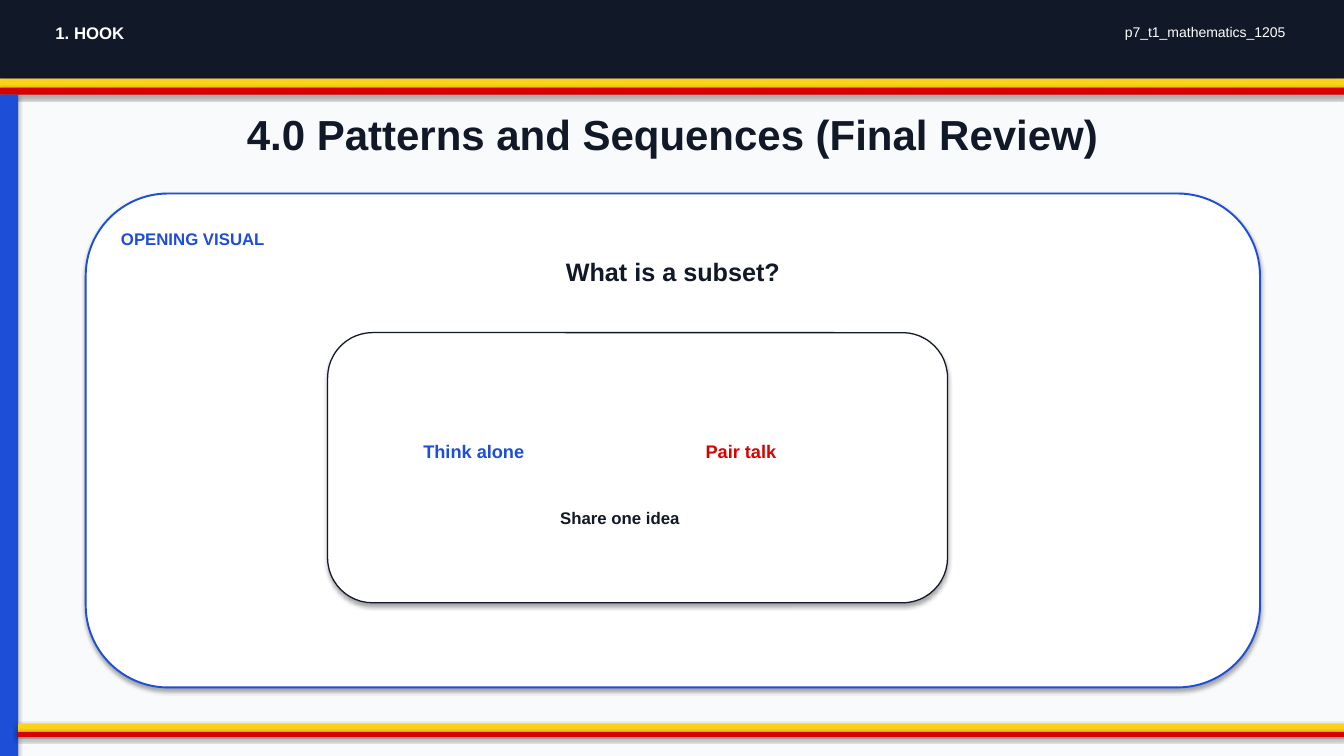
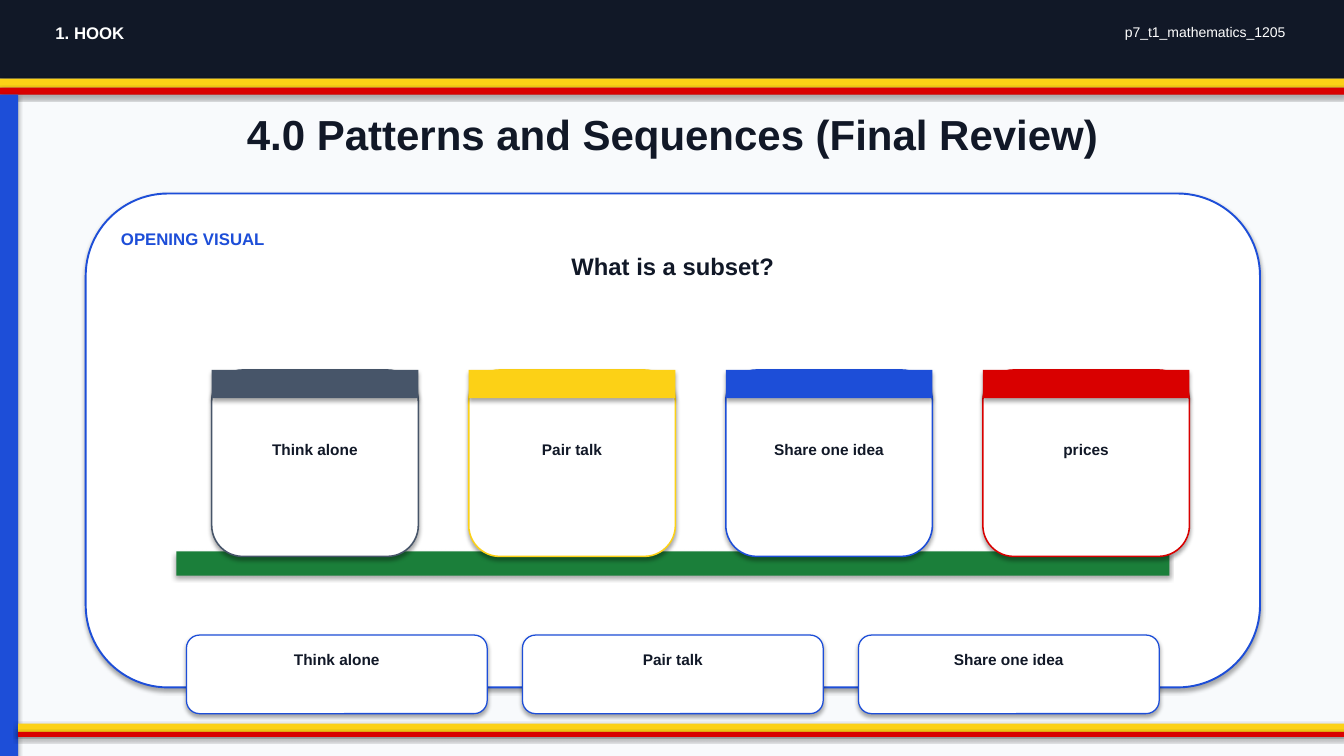
Before and after one commit to yousunjung84-edu/uganda-p7-mvp-20260629, a slide deck: slide 1 of uganda-p7-mvp/p7_t1_mathematics_1205/p7_t1_mathematics_1205.pptx. Drawn at 1344x756 pixels with LibreOffice and Linux fonts; fonts in the diff are those of the drawing. Boxes give left, top, right and bottom in pixels: in the first picture for what was removed or moved away, otherwise in the second. Text is boxed around its words. In the diff, an @@ line names an element or a change of style, - is before the commit and + after.

```diff
--- a/uganda-p7-mvp/p7_t1_mathematics_1205/p7_t1_mathematics_1205.pptx
+++ b/uganda-p7-mvp/p7_t1_mathematics_1205/p7_t1_mathematics_1205.pptx
@@ text "What is a subset?" at <box>571,257,774,276</box>: size 18 to 17 pt @@
@@ rounded rectangle removed at <box>328,333,948,603</box> @@
@@ rounded rectangle added at <box>212,370,418,557</box>, fill #FFFFFF, outline #475569 1.1 pt @@
@@ rectangle added at <box>212,370,418,398</box>, fill #475569 @@
@@ ellipse removed at <box>388,360,645,577</box> @@
@@ rounded rectangle added at <box>469,370,676,557</box>, fill #FFFFFF, outline #FCD116 1.1 pt @@
@@ rectangle added at <box>469,370,676,398</box>, fill #FCD116 @@
@@ ellipse removed at <box>595,360,852,577</box> @@
@@ rounded rectangle added at <box>726,370,933,557</box>, fill #FFFFFF, outline #1D4ED8 1.1 pt @@
@@ rectangle added at <box>726,370,933,398</box>, fill #1D4ED8 @@
@@ rounded rectangle added at <box>983,370,1190,557</box>, fill #FFFFFF, outline #D90000 1.1 pt @@
@@ rectangle added at <box>983,370,1190,398</box>, fill #D90000 @@
@@ text "Think alone": place and size @@
-text "Think alone" at <box>423,444,524,458</box>
+text "Think alone" at <box>272,444,357,455</box>
@@ text "Think alone" at <box>272,444,357,455</box>: size 13 to 11 pt, text colour #1D4ED8 to #111827 @@
@@ text "Pair talk": place and size @@
-text "Pair talk" at <box>706,444,776,458</box>
+text "Pair talk" at <box>542,444,602,455</box>
@@ text "Pair talk" at <box>542,444,602,455</box>: size 13 to 11 pt, text colour #D90000 to #111827 @@
@@ text "Share one idea": place and size @@
-text "Share one idea" at <box>560,512,680,524</box>
+text "Share one idea" at <box>774,444,884,455</box>
@@ text "Share one idea" at <box>774,444,884,455</box>: size 12 to 11 pt @@
@@ text added at <box>1063,444,1108,459</box>, 11 pt, text #111827, bold @@
+prices
@@ rectangle added at <box>176,552,1170,576</box>, fill #1B7F3A @@
@@ rounded rectangle added at <box>187,635,487,714</box>, fill #FFFFFF, outline #1D4ED8 0.9 pt @@
@@ text added at <box>294,654,379,665</box>, 11 pt, text #111827, bold @@
+Think alone
@@ rounded rectangle added at <box>522,635,823,714</box>, fill #FFFFFF, outline #1D4ED8 0.9 pt @@
@@ text added at <box>643,654,703,665</box>, 11 pt, text #111827, bold @@
+Pair talk
@@ rounded rectangle added at <box>859,635,1159,714</box>, fill #FFFFFF, outline #1D4ED8 0.9 pt @@
@@ text added at <box>954,654,1064,665</box>, 11 pt, text #111827, bold @@
+Share one idea
```
Also in this commit, not shown: 3 other slides changed, 24 other files.
